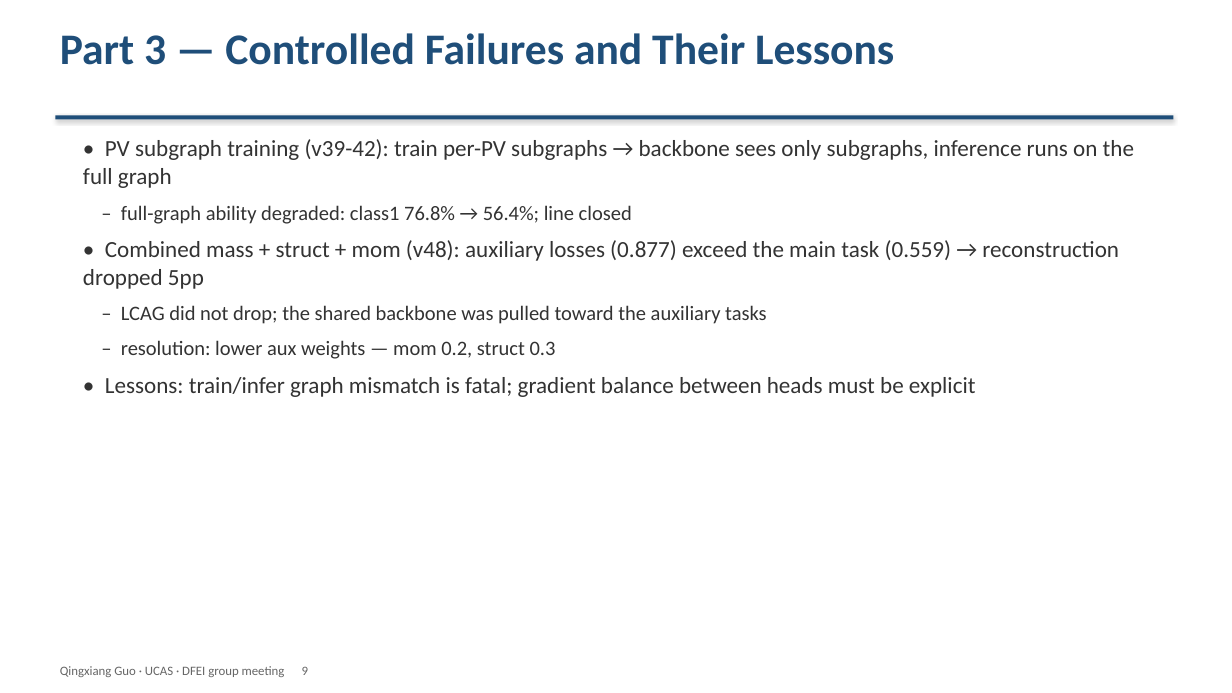
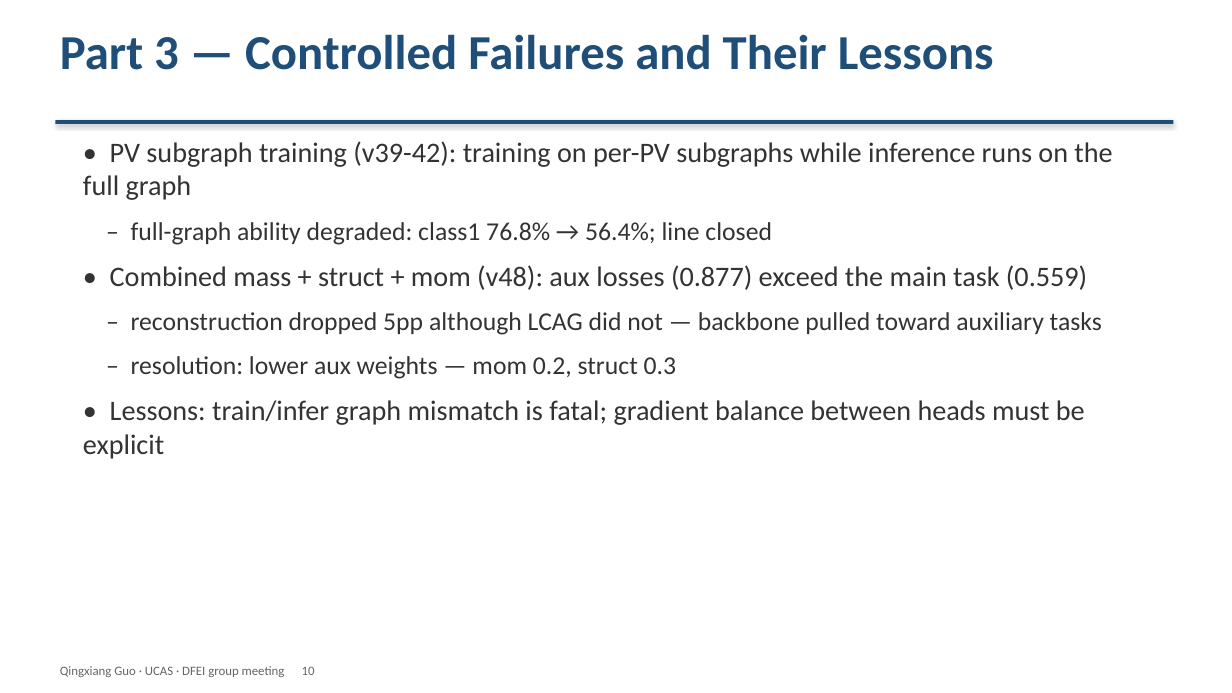
Before and after one commit to Aniedrew/dfei_ift, a slide deck: slide 10 of meeting_figs/DFEI_progress_20260902_EN.pptx (slide 9 before the commit). Drawn at 1232x693 pixels with LibreOffice and Linux fonts; fonts in the diff are those of the drawing. Boxes give left, top, right and bottom in pixels: in the first picture for what was removed or moved away, otherwise in the second. Text is boxed around its words. In the diff, an @@ line names an element or a change of style, - is before the commit and + after.

Commit message:
docs: deck v4 (24pt body, full v38-line coverage, bug details removed) + matching script

```diff
--- a/meeting_figs/DFEI_progress_20260902_EN.pptx
+++ b/meeting_figs/DFEI_progress_20260902_EN.pptx
@@ text "Part 3 — Controlled Failures ..." at (60, 34, 994, 70): size 34 to 38 pt @@
@@ rectangle: place and size @@
-rectangle at (55, 116, 1174, 119)
+rectangle at (55, 120, 1174, 124)
@@ text at (83, 141, 1112, 200): text changed; size 18 to 22 pt @@
-• PV subgraph training (v39-42): train per-PV subgraphs → backbone sees only subgraphs, inference runs on the full graph
+• PV subgraph training (v39-42): training on per-PV subgraphs while inference runs on the full graph
@@ text at (83, 222, 1085, 459): size 16 to 20 pt in "– full-graph ability degraded: class1 76.8% → ...", "– resolution: lower aux weights — mom ..."; size 18 to 22 pt in "• Lessons: train/infer graph mismatch is fatal; ..."; more space between paragraphs @@
@@ text at (110, 265, 1102, 335): text changed; size 18 to 20 pt @@
-• Combined mass + struct + mom (v48): auxiliary losses (0.877) exceed the main task (0.559) → reconstruction dropped 5pp
-– LCAG did not drop; the shared backbone was pulled toward the auxiliary tasks
+• Combined mass + struct + mom (v48): aux losses (0.877) exceed the main task (0.559)
+– reconstruction dropped 5pp although LCAG did not — backbone pulled toward auxiliary tasks
@@ text at (60, 666, 315, 677): text changed @@
-Qingxiang Guo · UCAS · DFEI group meeting 9
+Qingxiang Guo · UCAS · DFEI group meeting 10
```
Also in this commit, not shown: 10 other slides changed, 1 slide added, 2 other files.
